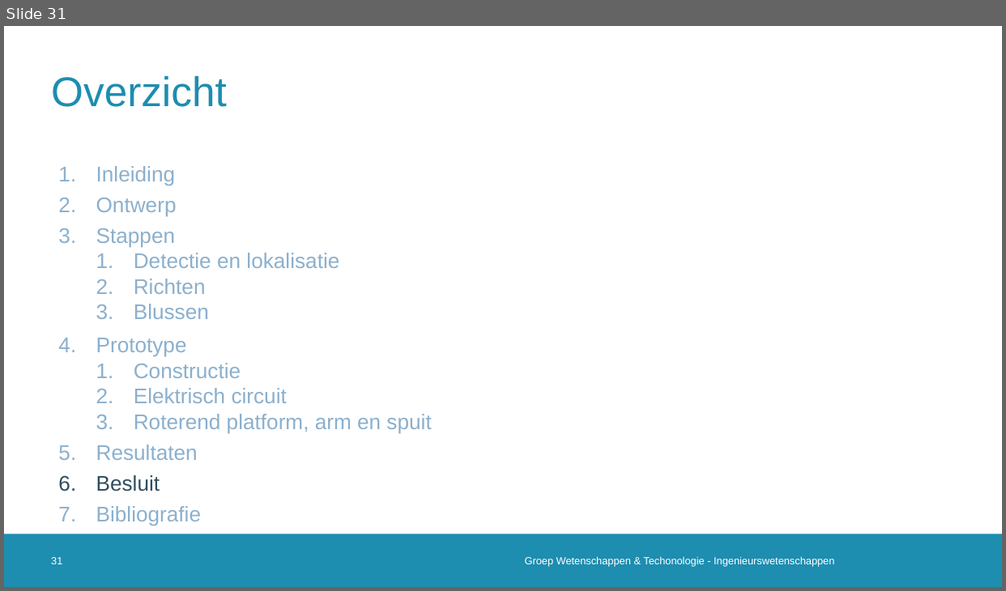
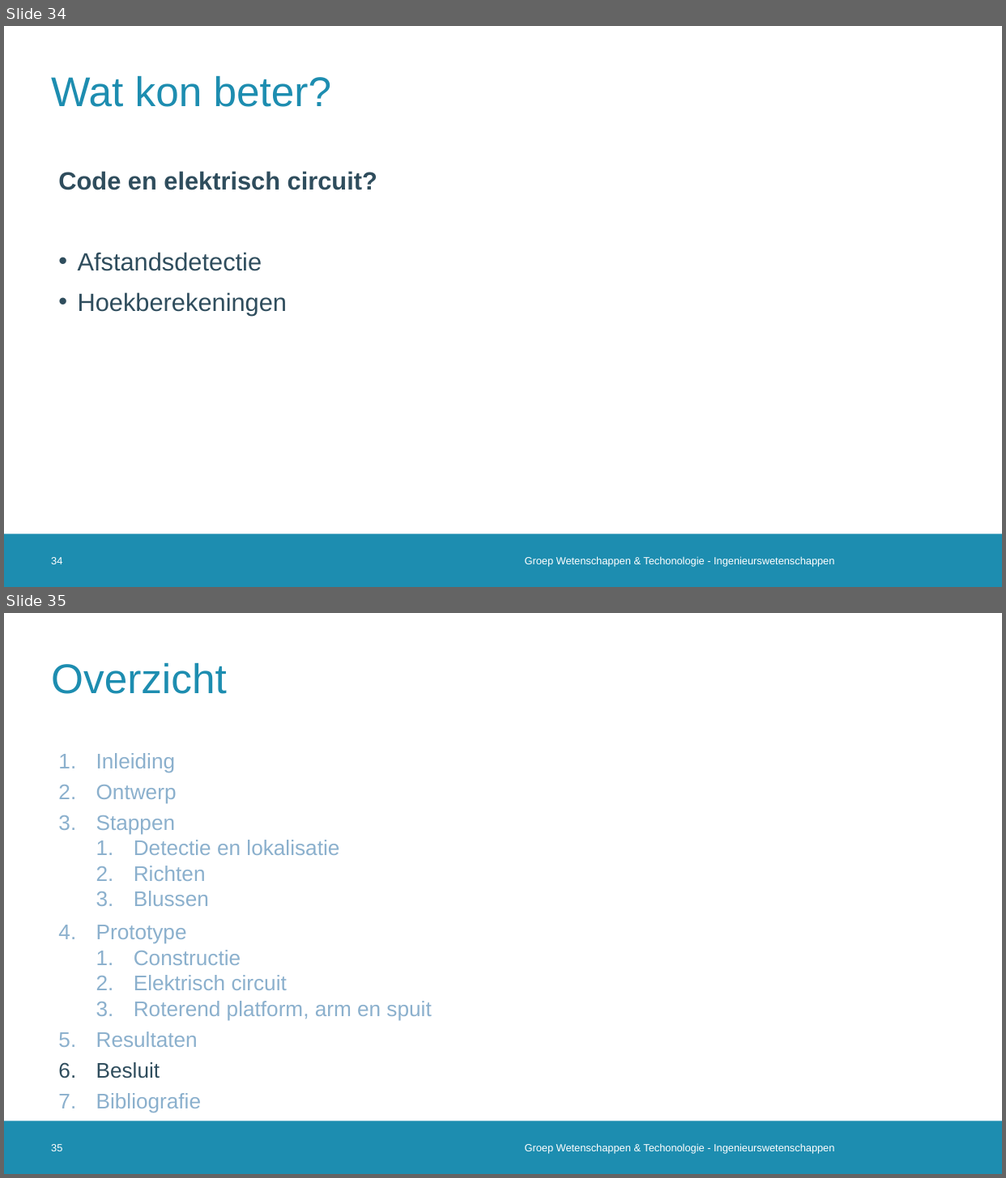
Before and after one commit to 2023-2022-KULAK-IW/2022_2023_Probleemoplossen_en_Ontwerpen_2, a slide deck: LATEX + ppt/Tussentijdse Presentatie .pptx. Shown one above the other, each under a label of ours: slide 31 before the commit, slides 34 and 35 after it. The pictures are 1006x591 and 1006x1178 pixels, drawn with LibreOffice and Linux fonts; fonts in the diff are those of the drawing; background and template pictures are left out. Boxes give left, top, right and bottom in pixels: in the first picture for what was removed or moved away, otherwise in the second. Text is boxed around its words. In the diff, an @@ line names an element or a change of style, - is before the commit and + after.

```diff
--- a/LATEX + ppt/Tussentijdse Presentatie .pptx
+++ b/LATEX + ppt/Tussentijdse Presentatie .pptx
@@ slide 34 added at (x1=4, y1=26, x2=1002, y2=587), background #FFFFFF; not listed: 1 template element that a slide beside it also shows @@
@@ title added at (x1=51, y1=75, x2=331, y2=107), 40 pt, text #1D8DB0 @@
+Wat kon beter?
@@ text added at (x1=58, y1=171, x2=377, y2=315), 24 pt, text #2F4D5D @@
+Code en elektrisch circuit?
+• Afstandsdetectie
+• Hoekberekeningen
@@ page number added at (x1=51, y1=557, x2=62, y2=565), 10 pt, text #FFFFFF @@
+34
@@ text added at (x1=525, y1=557, x2=834, y2=567), 10 pt, text #FFFFFF @@
+Groep Wetenschappen & Techonologie - Ingenieurswetenschappen
@@ what was slide 31 is now slide 35 @@
@@ page number at (x1=51, y1=1144, x2=62, y2=1152): text changed @@
-31
+35
```
Also in this commit, not shown: 12 slides changed, 3 other slides added, 3 other files.
